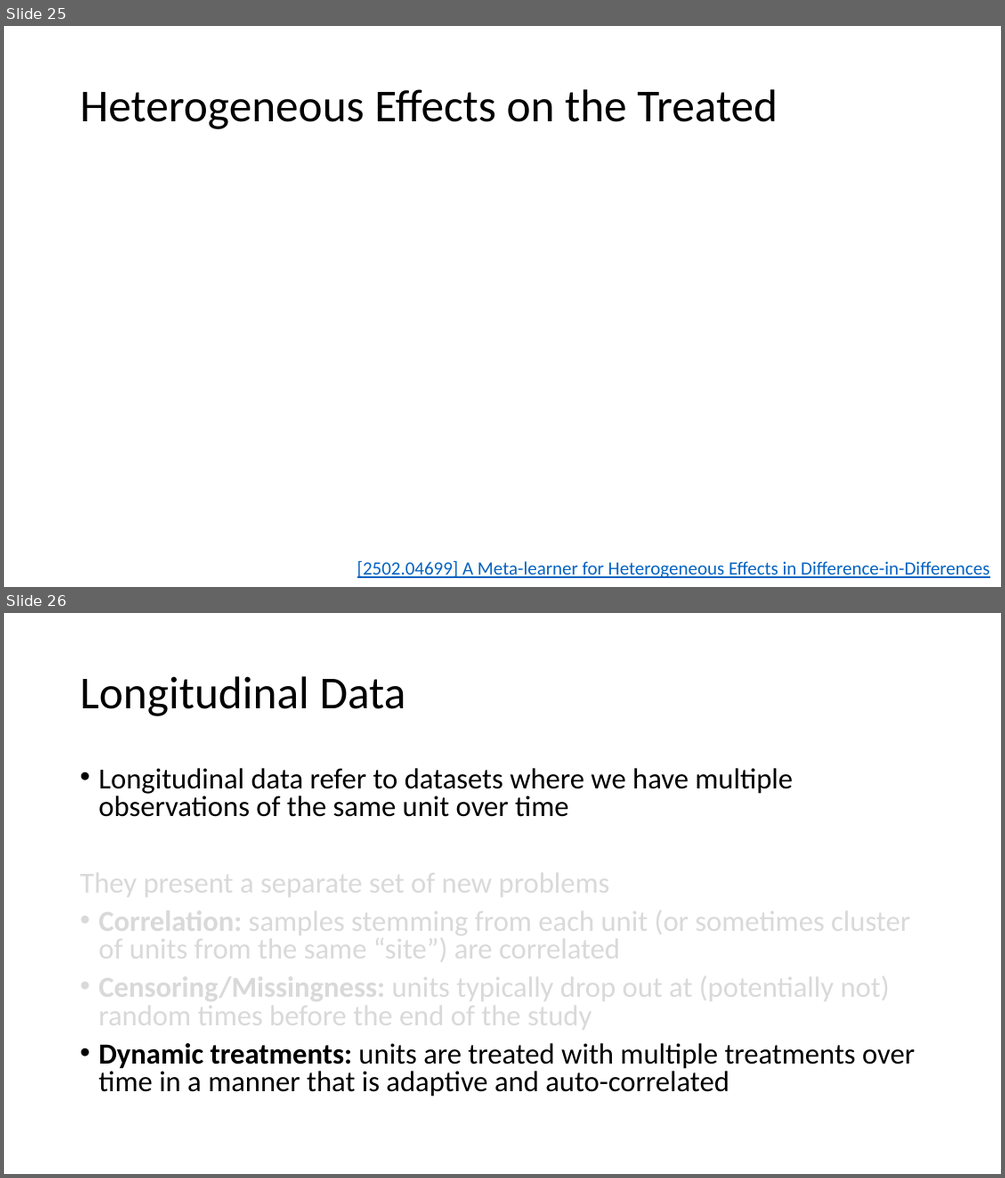
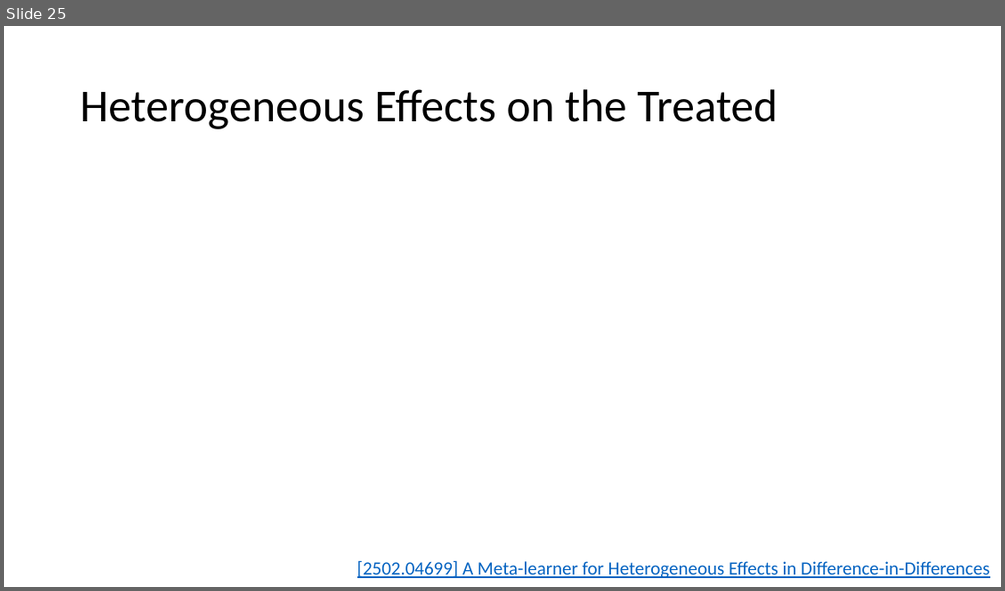
Before and after one commit to stanford-msande228/winter25, a slide deck: assets/presentations/MSANDE228_Lecture18_DiD.pptx. Shown one above the other, each under a label of ours: slides 25 and 26 before the commit, slide 25 after it. The pictures are 1005x1178 and 1005x591 pixels, drawn with LibreOffice and Linux fonts; fonts in the diff are those of the drawing; grey boxes stand for pictures. Boxes give left, top, right and bottom in pixels: in the first picture for what was removed or moved away, otherwise in the second. Text is boxed around its words. In the diff, an @@ line names an element or a change of style, - is before the commit and + after.

```diff
--- a/assets/presentations/MSANDE228_Lecture18_DiD.pptx
+++ b/assets/presentations/MSANDE228_Lecture18_DiD.pptx
@@ slide 26 removed at bbox=[4, 613, 1001, 1174], background #FFFFFF @@
@@ title removed at bbox=[80, 676, 406, 716] @@
-Longitudinal Data
@@ text removed at bbox=[80, 768, 914, 1096] @@
-• Longitudinal data refer to datasets where we have multiple observations of the same unit over time
-They present a separate set of new problems
-• Correlation: samples stemming from each unit (or sometimes cluster of units from the same “site”) are correlated
-• Censoring/Missingness: units typically drop out at (potentially not) random times before the end of the study
-• Dynamic treatments: units are treated with multiple treatments over time in a manner that is adaptive and auto-correlated
```
Also in this commit, not shown: 1 slide changed, 65 other slides removed, 4 other files.
